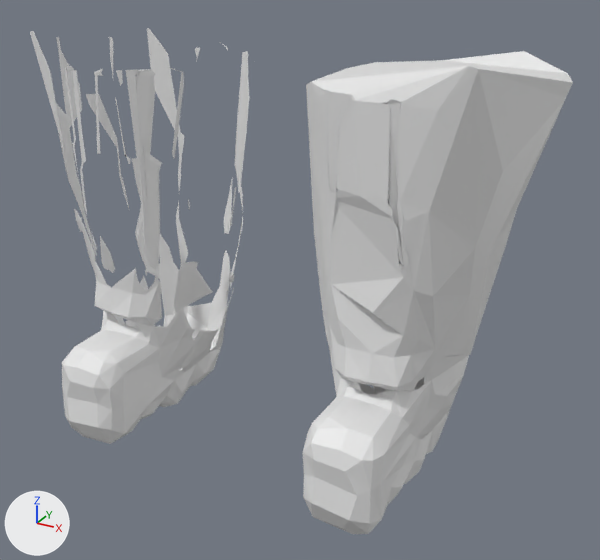
A saved change to the glTF model maybraid/assets/characters/clothes/body/sparrow_body/knee_high_boots.glb.
One viewpoint serves both versions: a camera (50 mm lens) standing at (0.672, -1.136, -0.206) and looking at (0.063, -0.029, -0.759). The lights are fixed; the arrows at lower left show +X, +Y and +Z. The picture after the commit comes second. Vertices at exactly the same position are counted once.

The older version as bpy lines, for what is in view:
```python
me_harempants_002 = bpy.data.meshes.new('HaremPants.002')
me_harempants_002.from_pydata(...)  # 2002 vertices, 4292 faces; spans x -0.453..0.453, y -0.255..0.166, z -1.07..-0.372
ob_harempants = bpy.data.objects.new('HaremPants', me_harempants_002)
ob_harempants.location = (0.0, 0.0, 0.0)
```
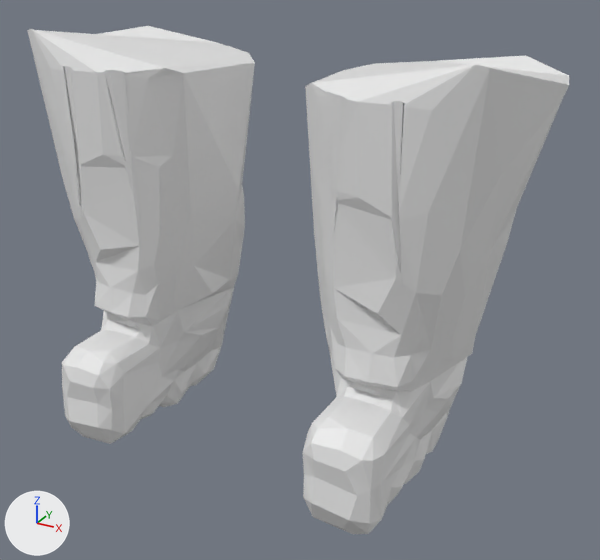
Where the change shows, as pixel boxes (x1, y1, x2, y2) in the pictures (600 x 560 px):
'HaremPants', reshaped
    before: (30, 28, 573, 534)
    after: (27, 26, 569, 534)
part 1 of me_harempants_002, deleted
    before: (30, 28, 250, 292)
part 2 of me_harempants_002, built on
    before: (306, 51, 573, 461)
    after: (305, 55, 569, 461)
part 3 of me_harempants_002, built on
    before: (65, 66, 234, 393)
    after: (27, 26, 255, 393)

The edits, one by one:
me_harempants_002 is used by ob_harempants; location (0.0, 0.0, 0.0).
me_harempants_002 had 2002 vertices, 4292 faces and spanned x -0.453..0.453, y -0.255..0.166, z -1.07..-0.372.
me_harempants_002 now has 692 vertices, 1376 faces and spans x -0.454..0.454, y -0.255..0.166, z -1.07..-0.371.
me_harempants_002 part 1: 18 loose pieces with 297 vertices, spanning x -0.453..-0.078, y -0.154..0.166, z -0.932..-0.374, are deleted.
me_harempants_002 part 2: 23 vertices moved from x 0.148..0.383, y -0.161..0.15, z -0.984..-0.424 to x 0.116..0.448, y -0.16..0.142, z -0.983..-0.419; 865 vertices removed from x 0.078..0.453, y -0.161..0.166, z -1.039..-0.372; 199 vertices added at x 0.078..0.454, y -0.161..0.166, z -0.993..-0.371.
me_harempants_002 part 3: 11 vertices moved from x -0.386..-0.11, y -0.15..0.1, z -0.995..-0.419 to x -0.377..-0.11, y -0.152..0.138, z -0.994..-0.42; 561 vertices removed from x -0.421..-0.105, y -0.161..0.133, z -1.036..-0.418; 214 vertices added at x -0.454..-0.077, y -0.161..0.166, z -0.991..-0.371.
